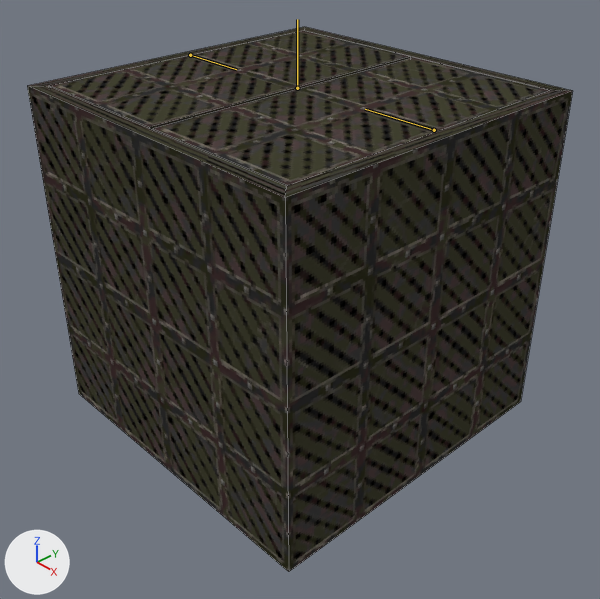
The Blender file assets/blend_files/trapdoor.blend, before and after one commit.
Before and after are seen from a camera (50 mm lens) standing at (3.12, -2.92, 1.25) and looking at (0.1, -0.07, -1.2). The axes (+X, +Y, +Z) are drawn at lower left. The lights are the same throughout. The bones that bend it are drawn over the model as lines. Mesh edges are drawn as thin lines.
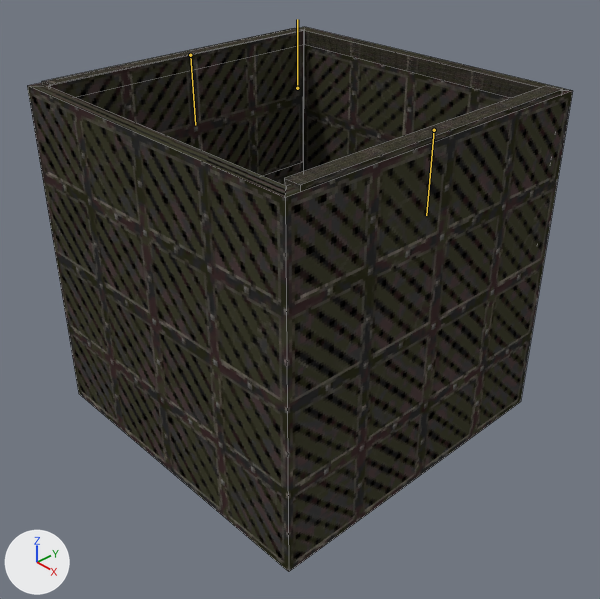
Commit message: fixed trapdoor missing closed animation

The newer file adds an action. The first version stands in its rest pose; the second is drawn at frame 1 of the action 'close_doors'.

Pixel boxes [x1, y1, x2, y2] of what changed, in the pictures (600 x 599 px):
'Cube', posed
    both: [27, 27, 573, 572]
bone 'door_l', root to tip
    before: (434, 130) to (365, 109)
    after: (434, 130) to (426, 215)
bone 'door_r', root to tip
    before: (190, 55) to (236, 69)
    after: (190, 55) to (195, 125)

What the commit changed:
Bone 'door_l' (bone_door_l) turns from (0, 0, 0) to (0, 0, 90) degrees about its own x, y and z.
Bone 'door_r' (bone_door_r) turns from (0, 0, 0) to (90, 0, 0) degrees about its own x, y and z.
